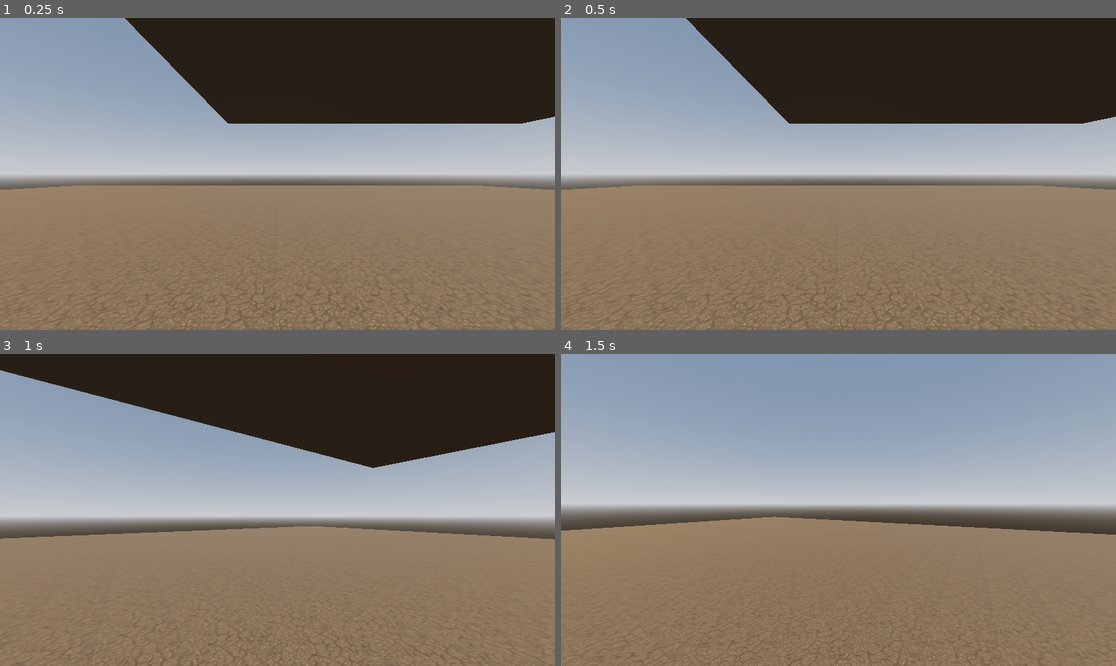
Above: before the commit, frames 1-4 (two rows, left to right).
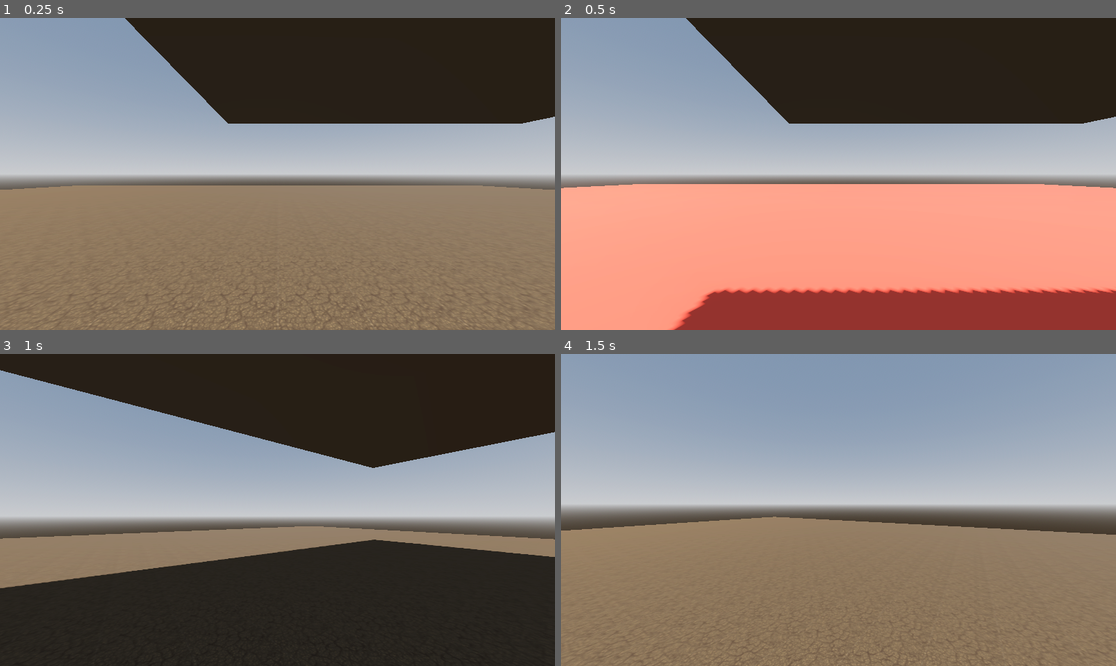
Above: after the commit, the same moments.

Repository: itotoostressed/Don-t-Look-Down-2
Game: Godot game, scene res://map.tscn
Same seed, same stepped clock (60 frames per second), same inputs: the game is played once before the commit and once after it.
Inputs (mouse positions are in pixels of both pictures, inside the frame that each line leads up to):
- Up to frame 1 (0.25 s): no input
- Up to frame 2 (0.5 s): no input
- Up to frame 3 (1 s): move the mouse to (305, 510) at 0.52 s; hold W (moveForward) from 0.53 s (still down); tap Space (jump) at 0.6, 0.77 s
- Up to frame 4 (1.5 s): keep holding W (moveForward); tap Space (jump) at 1.07, 1.35 s; move the mouse to (810, 510) at 1.27 s

Frame 1 is identical in both runs. In frame 2, 47% of the frame differs, in the area x 0-100%, y 53-100%; in frame 3, 34%; in frame 4, nothing differs.

Commit message:
updated lava collision & added death screen. work on enabling menu and lava death

Diff:
--- /dev/null
+++ b/don't-look-down-2/death_screen.tscn
@@ -0,0 +1,44 @@
+[gd_scene load_steps=2 format=3 uid="uid://c7funxaayh7so"]
+
+[ext_resource type="FontFile" uid="uid://y4tedhsaq5ma" path="res://Minercraftory.ttf" id="1_if853"]
+
+[node name="DeathScreen" type="Control"]
+layout_mode = 3
+anchors_preset = 15
+anchor_right = 1.0
+anchor_bottom = 1.0
+grow_horizontal = 2
+grow_vertical = 2
+
+[node name="ColorRect" type="ColorRect" parent="."]
+layout_mode = 1
+anchors_preset = 15
+anchor_right = 1.0
+anchor_bottom = 1.0
+grow_horizontal = 2
+grow_vertical = 2
+color = Color(0, 0, 0, 0.176471)
+
+[node name="CenterContainer" type="CenterContainer" parent="."]
+layout_mode = 1
+anchors_preset = 15
+anchor_right = 1.0
+anchor_bottom = 1.0
+grow_horizontal = 2
+grow_vertical = 2
+
+[node name="VBoxContainer" type="VBoxContainer" parent="CenterContainer"]
+layout_mode = 2
+
+[node name="Label" type="Label" parent="CenterContainer/VBoxContainer"]
+layout_mode = 2
+theme_override_fonts/font = ExtResource("1_if853")
+theme_override_font_sizes/font_size = 80
+text = "You Died!"
+horizontal_alignment = 1
+
+[node name="Button" type="Button" parent="CenterContainer/VBoxContainer"]
+layout_mode = 2
+theme_override_fonts/font = ExtResource("1_if853")
+theme_override_font_sizes/font_size = 27
+text = "Return to Menu"
--- /dev/null
+++ b/don't-look-down-2/lava.gd
@@ -0,0 +1,10 @@
+extends Area3D
+
+var yPos = 0
+
+# Called every frame. 'delta' is the elapsed time since the previous frame.
+func _process(delta: float) -> void:
+	pass
+
+func rise():
+	global_position.y += 1
--- a/don't-look-down-2/lava.tscn
+++ b/don't-look-down-2/lava.tscn
@@ -1,15 +1,24 @@
-[gd_scene load_steps=3 format=3 uid="uid://bvlk4d4fpxgw2"]
+[gd_scene load_steps=5 format=3 uid="uid://bvlk4d4fpxgw2"]
 
-[sub_resource type="BoxShape3D" id="BoxShape3D_yw4l3"]
+[ext_resource type="Script" uid="uid://dm1yf4ip44ngj" path="res://lava.gd" id="1_34hvj"]
+
+[sub_resource type="StandardMaterial3D" id="StandardMaterial3D_34hvj"]
+albedo_color = Color(0.861051, 0.280079, 0.206646, 1)
 
 [sub_resource type="BoxMesh" id="BoxMesh_34hvj"]
 
-[node name="lava" type="CharacterBody3D"]
+[sub_resource type="BoxShape3D" id="BoxShape3D_34hvj"]
+size = Vector3(50, 0.1, 50)
+
+[node name="lava" type="Area3D"]
+script = ExtResource("1_34hvj")
+
+[node name="MeshInstance3D" type="MeshInstance3D" parent="."]
+transform = Transform3D(50, 0, 0, 0, 0.1, 0, 0, 0, 50, 0, 0, 0)
+material_override = SubResource("StandardMaterial3D_34hvj")
+mesh = SubResource("BoxMesh_34hvj")
 
 [node name="CollisionShape3D" type="CollisionShape3D" parent="."]
-transform = Transform3D(15, 0, 0, 0, 0.1, 0, 0, 0, 15, 0, 0, 0)
-shape = SubResource("BoxShape3D_yw4l3")
+shape = SubResource("BoxShape3D_34hvj")
 
-[node name="MeshInstance3D" type="MeshInstance3D" parent="."]
-transform = Transform3D(15, 0, 0, 0, 0.1, 0, 0, 0, 15, 0, 0, 0)
-mesh = SubResource("BoxMesh_34hvj")
+[connection signal="body_entered" from="." to="." method="_on_body_entered"]
--- a/don't-look-down-2/map.gd
+++ b/don't-look-down-2/map.gd
@@ -1,6 +1,7 @@
 extends Node3D
 
 @onready var player = $Player
+@onready var lava = $lava
 var platformScene = load("res://platform.tscn")
 
 # Configuration variables
@@ -14,6 +15,9 @@
 var no_overlap_radius = 4.5
 var platform_half_width = 1.5  # Half of platform's X dimension
 var platform_half_depth = 1.5  # Half of platform's Z dimension
+
+func _process(delta: float) -> void:
+	lava.rise()
 
 func _ready():
 	var last_position = Vector3.ZERO
@@ -89,3 +93,7 @@
 			return true
 
 	return false
+
+
+func _on_lava_body_entered(body: Node3D) -> void:
+	pass # Replace with function body.
--- a/don't-look-down-2/map.tscn
+++ b/don't-look-down-2/map.tscn
@@ -1,9 +1,10 @@
-[gd_scene load_steps=9 format=3 uid="uid://dpq6nfagtjfj7"]
+[gd_scene load_steps=10 format=3 uid="uid://dpq6nfagtjfj7"]
 
 [ext_resource type="Script" uid="uid://d3lf7x15q50wu" path="res://map.gd" id="1_p5pve"]
 [ext_resource type="PackedScene" uid="uid://ctsll3aira0xk" path="res://player.tscn" id="1_wijl4"]
 [ext_resource type="Texture2D" uid="uid://dsx68i3hh0bnk" path="res://696.jpg" id="2_e0an3"]
 [ext_resource type="PackedScene" uid="uid://uqx4nqtnn532" path="res://platform.tscn" id="2_p5pve"]
+[ext_resource type="PackedScene" uid="uid://bvlk4d4fpxgw2" path="res://lava.tscn" id="5_urblq"]
 
 [sub_resource type="ProceduralSkyMaterial" id="ProceduralSkyMaterial_p5pve"]
 sky_horizon_color = Color(0.662243, 0.671743, 0.686743, 1)
@@ -46,3 +47,8 @@
 transform = Transform3D(55.5458, 0, 0, 0, 55.5458, 0, 0, 0, 55.5458, 0, 0, 0)
 size = Vector3(1, 0.001, 1)
 material = SubResource("StandardMaterial3D_71pa8")
+
+[node name="lava" parent="." instance=ExtResource("5_urblq")]
+transform = Transform3D(1, 0, 0, 0, 1, 0, 0, 0, 1, 0, -29.6851, 0)
+
+[connection signal="body_entered" from="lava" to="Player" method="_on_lava_body_entered"]
--- /dev/null
+++ b/don't-look-down-2/player.gd
@@ -0,0 +1,61 @@
+extends CharacterBody3D
+
+var numJumps = 0
+var maxJumps = 2
+const SENSITIVITY = 0.01
+const SPEED = 5.0
+const JUMP_VELOCITY = 5.5
+
+@onready var head = $Head
+@onready var camera = $Head/Camera3D
+
+func _ready():
+	Input.set_mouse_mode(Input.MOUSE_MODE_CAPTURED)
+
+func _unhandled_input(event):
+	if event is InputEventMouseMotion:
+		# Only rotate the head (horizontal) and camera (vertical)
+		head.rotate_y(-event.relative.x * SENSITIVITY)
+		camera.rotate_x(-event.relative.y * SENSITIVITY)
+		# Clamp camera pitch
+		camera.rotation.x = clamp(camera.rotation.x, deg_to_rad(-90), deg_to_rad(90))
+
+func _physics_process(delta: float) -> void:
+	# Gravity
+	if not is_on_floor():
+		velocity += get_gravity() * delta
+	else:
+		numJumps = 0
+
+	# Jumping
+	if Input.is_action_just_pressed("jump") and numJumps < maxJumps:
+		numJumps += 1
+		velocity.y = JUMP_VELOCITY
+
+	# Movement based on camera direction
+	var input_dir = Input.get_vector("moveLeft", "moveRight", "moveBackward", "moveForward")
+	var direction = Vector3.ZERO
+
+	# Get forward and right vectors from camera basis
+	var forward = -head.global_transform.basis.z
+	var right = head.global_transform.basis.x
+
+	# Combine directions based on input
+	direction = forward * input_dir.y + right * input_dir.x
+	direction.y = 0  # Remove any vertical component
+	direction = direction.normalized()
+
+	# Apply movement
+	if direction:
+		velocity.x = direction.x * SPEED
+		velocity.z = direction.z * SPEED
+	else:
+		velocity.x = move_toward(velocity.x, 0, SPEED)
+		velocity.z = move_toward(velocity.z, 0, SPEED)
+
+	move_and_slide()
+
+
+func _on_lava_body_entered(body: Node3D) -> void:
+	if body.is_in_group("players"):
+		print("player died!")
--- a/don't-look-down-2/player.tscn
+++ b/don't-look-down-2/player.tscn
@@ -1,23 +1,23 @@
 [gd_scene load_steps=4 format=3 uid="uid://ctsll3aira0xk"]
 
-[ext_resource type="Script" uid="uid://dumg18ejs0spu" path="res://character_body_3d.gd" id="1_4flbx"]
+[ext_resource type="Script" uid="uid://c6e1jv05u7gx8" path="res://player.gd" id="1_4flbx"]
 
 [sub_resource type="CapsuleMesh" id="CapsuleMesh_onrkg"]
 
 [sub_resource type="CapsuleShape3D" id="CapsuleShape3D_i3pqv"]
 
-[node name="Node3D" type="Node3D"]
-
-[node name="CharacterBody3D" type="CharacterBody3D" parent="."]
+[node name="Player" type="CharacterBody3D" groups=["players"]]
 script = ExtResource("1_4flbx")
 
-[node name="MeshInstance3D" type="MeshInstance3D" parent="CharacterBody3D"]
+[node name="MeshInstance3D" type="MeshInstance3D" parent="."]
 mesh = SubResource("CapsuleMesh_onrkg")
+skeleton = NodePath("")
 
-[node name="CollisionShape3D" type="CollisionShape3D" parent="CharacterBody3D"]
+[node name="CollisionShape3D" type="CollisionShape3D" parent="."]
 shape = SubResource("CapsuleShape3D_i3pqv")
 
-[node name="Head" type="Node3D" parent="CharacterBody3D"]
+[node name="Head" type="Node3D" parent="."]
 
-[node name="Camera3D" type="Camera3D" parent="CharacterBody3D/Head"]
+[node name="Camera3D" type="Camera3D" parent="Head"]
 transform = Transform3D(1, 0, 0, 0, 1, 0, 0, 0, 1, 0, 0.600013, 0)
+current = true
Binary file added: don't-look-down-2/Minercraftory.ttf
Not shown, added: don't-look-down-2/Minercraftory.ttf.import
Not shown, added: don't-look-down-2/lava.gd.uid
Not shown, added: don't-look-down-2/player.gd.uid
